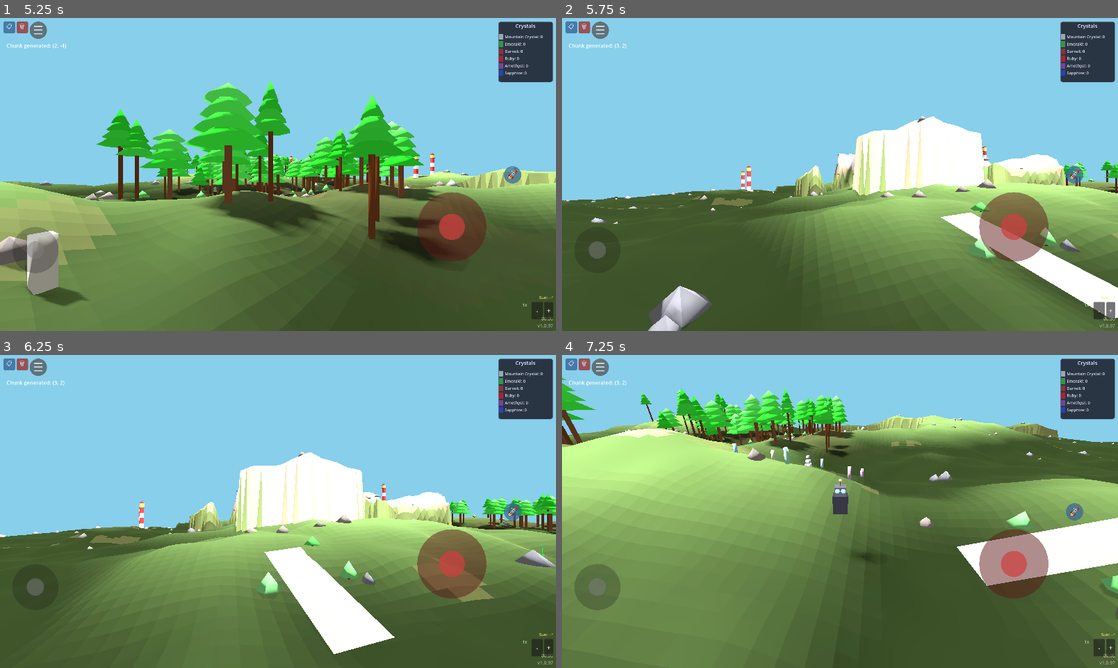
Above: before the commit, frames 1-4 (two rows, left to right).
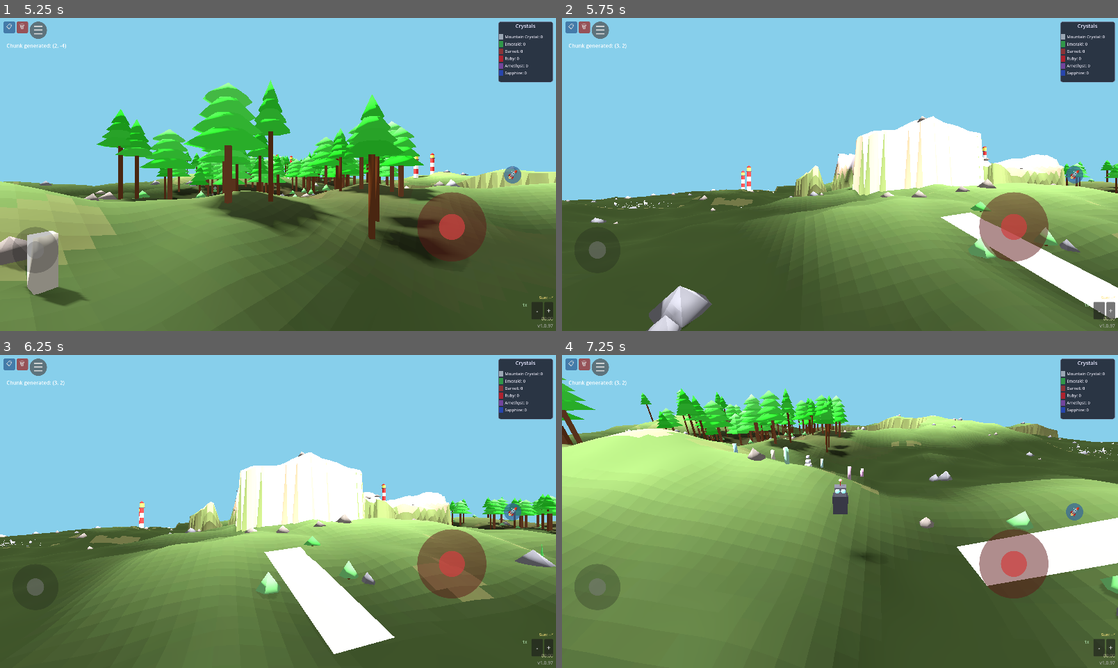
Above: after the commit, the same moments.

Repository: felix-dieterle/YouGame_godot4_public
Game: Godot game, scene res://scenes/demo_narrative.tscn
Same seed, same stepped clock (60 frames per second), same inputs: the game is played once before the commit and once after it. This scene is started directly instead of the project's main scene.
Inputs (mouse positions are in pixels of both pictures, inside the frame that each line leads up to):
- Up to frame 1 (5.25 s): click "📋" at 0.5 s; click "🗑" at 1.25 s; click "-" at 2 s; click "+" at 2.75 s; click "🚀" at 3.5 s; click "☰" at 4.25 s; tap Enter at 5 s; move the mouse to (400, 158) at 5.02 s; hold Right (ui_right) from 5.03 s (still down); hold Space (jetpack) from 5.03 s (still down); click (400, 158) at 5.17 s
- Up to frame 2 (5.75 s): keep holding Right (ui_right); keep holding Space (jetpack)
- Up to frame 3 (6.25 s): release Right (ui_right) at 5.75 s; release Space (jetpack) at 5.75 s; drag from (166, 527) to (250, 574) at 5.77 s
- Up to frame 4 (7.25 s): move the mouse to (895, 442) at 6.52 s; hold Right (ui_right) from 6.53 s (still down); hold V (toggle_camera_view) from 6.53 s (still down)

Frame 1 is identical in both runs. In frame 2, less than 0.1% of the frame differs, in the area x 7-49%, y 52-61%; in frame 3, less than 0.1%; in frame 4, less than 0.1%.

Commit message:
Add stone animal gravel area implementation
Co-authored-by: felix-dieterle <1490062+felix-dieterle@users.noreply.github.com>

Diff:
--- a/scripts/chunk.gd
+++ b/scripts/chunk.gd
@@ -83,6 +83,16 @@
 const FISHING_BOAT_SELECTION_MODULO = 7  # Hash modulo for deterministic boat chunk selection
 const FISHING_BOAT_SELECTION_VALUE = 3  # Target value for boat chunk selection
 
+# Stone animal gravel area constants
+const GRAVEL_AREA_SEED_OFFSET = 99999  # Offset for gravel area placement seed
+const GRAVEL_AREA_PLACEMENT_RADIUS = 128.0  # Place gravel area at limited distance from spawn (4 chunks = 128 units)
+const GRAVEL_AREA_SELECTION_MODULO = 11  # Hash modulo for deterministic gravel area chunk selection
+const GRAVEL_AREA_SELECTION_VALUE = 7  # Target value for gravel area chunk selection
+const GRAVEL_AREA_RADIUS = 8.0  # Radius of the gravel area in world units
+const GRAVEL_PEBBLE_DENSITY = 150  # Number of pebbles to place in gravel area
+const STONE_ANIMAL_COUNT_MIN = 4  # Minimum number of stone animals
+const STONE_ANIMAL_COUNT_MAX = 8  # Maximum number of stone animals
+
 # Woodpecker ambient sound constants
 const WOODPECKER_SOUND_DURATION = 1.5  # Duration of woodpecker sound in seconds
 const WOODPECKER_FREQUENCY = 800.0  # Frequency of woodpecker knock sound in Hz
@@ -143,6 +153,12 @@
 
 # Fishing boat data
 var placed_fishing_boat: MeshInstance3D = null  # Single fishing boat if placed
+
+# Stone animal gravel area data
+var has_gravel_area: bool = false  # True if this chunk has the gravel area
+var gravel_area_center: Vector2 = Vector2.ZERO  # Center of gravel area in local chunk coordinates
+var placed_stone_animals: Array = []  # Array of stone animal MeshInstance3D
+var placed_gravel_pebbles: Array = []  # Array of gravel pebble MeshInstance3D
 
 # Unique mountain chunk data
 var is_unique_mountain: bool = false  # True if this is the unique high mountain chunk
@@ -211,6 +227,7 @@
     _generate_caves_if_unique_mountain()  # Generate caves for unique mountain
     _place_lighthouses_if_coastal()
     _place_fishing_boat_if_coastal()
+    _place_gravel_area_with_stone_animals()  # Place unique gravel area with stone animals
     _setup_ambient_sounds()  # Setup ambient sounds for dense forests
 
 # ============================================================================
@@ -1707,6 +1724,156 @@
     add_child(placed_fishing_boat)
 
 # ============================================================================
+# STONE ANIMAL GRAVEL AREA SYSTEM
+# ============================================================================
+
+## Place unique gravel area with stone animals at limited distance from spawn
+func _place_gravel_area_with_stone_animals() -> void:
+    # Check distance from origin (starting area at 0,0)
+    var distance_from_origin = Vector2(chunk_x, chunk_z).length() * CHUNK_SIZE
+
+    # Only place gravel area at limited distance from spawn
+    # Should be further than fishing boat (96) but not too far
+    if distance_from_origin < FISHING_BOAT_PLACEMENT_RADIUS or distance_from_origin > GRAVEL_AREA_PLACEMENT_RADIUS:
+        return
+
+    # Don't place in ocean chunks
+    if is_ocean:
+        return
+
+    # Don't place in lake areas
+    if has_lake:
+        return
+
+    # Don't place in unique mountain areas (too rocky)
+    if is_unique_mountain:
+        return
+
+    var rng = RandomNumberGenerator.new()
+    rng.seed = seed_value ^ hash(Vector2i(chunk_x, chunk_z)) ^ GRAVEL_AREA_SEED_OFFSET
+
+    # Only place one gravel area in the entire game world
+    # Use a deterministic check to ensure only one chunk gets the gravel area
+    var gravel_chunk_hash = hash(Vector2i(chunk_x, chunk_z))
+    # Hash-based selection ensures only one chunk matches this condition
+    if (gravel_chunk_hash % GRAVEL_AREA_SELECTION_MODULO) != GRAVEL_AREA_SELECTION_VALUE:
+        return
+
+    # Find suitable location for gravel area (relatively flat area)
+    var gravel_pos = _find_gravel_area_position(rng)
+
+    if gravel_pos:
+        has_gravel_area = true
+        gravel_area_center = Vector2(gravel_pos.x, gravel_pos.z)
+        _create_gravel_area(gravel_pos, rng)
+        _place_stone_animals_in_gravel_area(gravel_pos, rng)
+
+## Find a suitable position for the gravel area (relatively flat terrain)
+func _find_gravel_area_position(rng: RandomNumberGenerator) -> Vector3:
+    # Try to find a relatively flat area in the chunk
+    var best_pos = Vector3.ZERO
+    var best_flatness = 999.0  # Lower is better (less slope variation)
+
+    # Sample several random positions
+    for i in range(10):
+        var local_x = rng.randf_range(GRAVEL_AREA_RADIUS + 2.0, CHUNK_SIZE - GRAVEL_AREA_RADIUS - 2.0)
+        var local_z = rng.randf_range(GRAVEL_AREA_RADIUS + 2.0, CHUNK_SIZE - GRAVEL_AREA_RADIUS - 2.0)
+        var world_x = chunk_x * CHUNK_SIZE + local_x
+        var world_z = chunk_z * CHUNK_SIZE + local_z
+        var height = get_height_at_world_pos(world_x, world_z)
+
+        # Check flatness by sampling nearby heights
+        var height_variance = 0.0
+        var sample_count = 8
+        for j in range(sample_count):
+            var angle = (float(j) / sample_count) * TAU
+            var offset = 3.0
+            var sample_x = world_x + cos(angle) * offset
+            var sample_z = world_z + sin(angle) * offset
+            var sample_height = get_height_at_world_pos(sample_x, sample_z)
+            height_variance += abs(sample_height - height)
+
+        if height_variance < best_flatness:
+            best_flatness = height_variance
+            best_pos = Vector3(local_x, height, local_z)
+
+    return best_pos
+
+## Create the gravel area with pebbles
+func _create_gravel_area(center_pos: Vector3, rng: RandomNumberGenerator) -> void:
+    # Place many small pebbles to create a gravel floor
+    for i in range(GRAVEL_PEBBLE_DENSITY):
+        # Random position within the gravel area radius
+        var angle = rng.randf() * TAU
+        var radius = rng.randf() * GRAVEL_AREA_RADIUS
+        var local_x = center_pos.x + cos(angle) * radius
+        var local_z = center_pos.z + sin(angle) * radius
+
+        # Make sure we stay within chunk bounds
+        if local_x < 0 or local_x >= CHUNK_SIZE or local_z < 0 or local_z >= CHUNK_SIZE:
+            continue
+
+        var world_x = chunk_x * CHUNK_SIZE + local_x
+        var world_z = chunk_z * CHUNK_SIZE + local_z
+        var height = get_height_at_world_pos(world_x, world_z)
+
+        # Create pebble instance
+        var pebble_seed = rng.randi()
+        var pebble_instance = MeshInstance3D.new()
+        pebble_instance.mesh = ProceduralModels.create_gravel_pebble_mesh(pebble_seed)
+        pebble_instance.material_override = ProceduralModels.create_gravel_material()
+        pebble_instance.position = Vector3(local_x, height, local_z)
+        pebble_instance.rotation.y = rng.randf() * TAU
+        pebble_instance.rotation.x = rng.randf_range(-0.2, 0.2)
+        pebble_instance.rotation.z = rng.randf_range(-0.2, 0.2)
+        pebble_instance.cast_shadow = GeometryInstance3D.SHADOW_CASTING_SETTING_OFF  # Too small for shadows
+
+        add_child(pebble_instance)
+        placed_gravel_pebbles.append(pebble_instance)
+
+## Place stone animals in the gravel area
+func _place_stone_animals_in_gravel_area(center_pos: Vector3, rng: RandomNumberGenerator) -> void:
+    var num_animals = rng.randi_range(STONE_ANIMAL_COUNT_MIN, STONE_ANIMAL_COUNT_MAX)
+
+    # Ensure we have a variety of animal types
+    var animal_types = [
+        ProceduralModels.StoneAnimalType.BIRD,
+        ProceduralModels.StoneAnimalType.RABBIT,
+        ProceduralModels.StoneAnimalType.DEER,
+        ProceduralModels.StoneAnimalType.FOX
+    ]
+
+    for i in range(num_animals):
+        # Random position within the gravel area (closer to center)
+        var angle = rng.randf() * TAU
+        var radius = rng.randf() * (GRAVEL_AREA_RADIUS * 0.7)  # Keep animals more central
+        var local_x = center_pos.x + cos(angle) * radius
+        var local_z = center_pos.z + sin(angle) * radius
+
+        # Make sure we stay within chunk bounds
+        if local_x < 0 or local_x >= CHUNK_SIZE or local_z < 0 or local_z >= CHUNK_SIZE:
+            continue
+
+        var world_x = chunk_x * CHUNK_SIZE + local_x
+        var world_z = chunk_z * CHUNK_SIZE + local_z
+        var height = get_height_at_world_pos(world_x, world_z)
+
+        # Select animal type (ensure variety)
+        var animal_type = animal_types[i % animal_types.size()]
+
+        # Create stone animal instance
+        var animal_seed = rng.randi()
+        var animal_instance = MeshInstance3D.new()
+        animal_instance.mesh = ProceduralModels.create_stone_animal_mesh(animal_type, animal_seed)
+        animal_instance.material_override = ProceduralModels.create_stone_animal_material()
+        animal_instance.position = Vector3(local_x, height, local_z)
+        animal_instance.rotation.y = rng.randf() * TAU  # Random facing direction
+        animal_instance.cast_shadow = GeometryInstance3D.SHADOW_CASTING_SETTING_ON
+
+        add_child(animal_instance)
+        placed_stone_animals.append(animal_instance)
+
+# ============================================================================
 # AMBIENT SOUND SYSTEM
 # ============================================================================
 
--- a/scripts/procedural_models.gd
+++ b/scripts/procedural_models.gd
@@ -49,6 +49,21 @@
 const BOAT_SEGMENTS = 8
 const BOAT_BENCH_OFFSET_RATIO = 0.2  # Position of bench along boat length
 const BOAT_BENCH_THICKNESS_RATIO = 0.3  # Bench height relative to its base position
+
+# Stone animal generation constants
+const STONE_ANIMAL_BIRD_HEIGHT = 0.6
+const STONE_ANIMAL_BIRD_WIDTH = 0.4
+const STONE_ANIMAL_RABBIT_HEIGHT = 0.5
+const STONE_ANIMAL_RABBIT_WIDTH = 0.4
+const STONE_ANIMAL_DEER_HEIGHT = 1.2
+const STONE_ANIMAL_DEER_WIDTH = 0.7
+const STONE_ANIMAL_FOX_HEIGHT = 0.6
+const STONE_ANIMAL_FOX_WIDTH = 0.5
+const STONE_COLOR = Color(0.5, 0.5, 0.55)  # Gray stone color
+
+# Gravel/pebble generation constants
+const GRAVEL_PEBBLE_MIN_SIZE = 0.05
+const GRAVEL_PEBBLE_MAX_SIZE = 0.15
 
 # Tree type enum
 enum TreeType {
@@ -667,3 +682,181 @@
     material.roughness = 0.8  # Weathered wood
     material.cull_mode = BaseMaterial3D.CULL_BACK
     return material
+
+## Stone animal type enum
+enum StoneAnimalType {
+    BIRD = 0,
+    RABBIT = 1,
+    DEER = 2,
+    FOX = 3
+}
+
+## Create a stone animal mesh
+static func create_stone_animal_mesh(animal_type: int, seed_val: int = 0) -> ArrayMesh:
+    var rng = RandomNumberGenerator.new()
+    rng.seed = seed_val
+
+    var st = SurfaceTool.new()
+    st.begin(Mesh.PRIMITIVE_TRIANGLES)
+
+    match animal_type:
+        StoneAnimalType.BIRD:
+            _create_stone_bird(st, rng)
+        StoneAnimalType.RABBIT:
+            _create_stone_rabbit(st, rng)
+        StoneAnimalType.DEER:
+            _create_stone_deer(st, rng)
+        StoneAnimalType.FOX:
+            _create_stone_fox(st, rng)
+        _:
+            _create_stone_bird(st, rng)  # Default fallback
+
+    st.generate_normals()
+    return st.commit()
+
+## Create a simple stone bird (abstract geometric shape)
+static func _create_stone_bird(st: SurfaceTool, rng: RandomNumberGenerator):
+    var height = STONE_ANIMAL_BIRD_HEIGHT * rng.randf_range(0.9, 1.1)
+    var width = STONE_ANIMAL_BIRD_WIDTH * rng.randf_range(0.9, 1.1)
+
+    # Body (rounded shape)
+    var body_size = Vector3(width * 0.5, height * 0.4, width * 0.6)
+    _add_box(st, Vector3(0, height * 0.3, 0), body_size, STONE_COLOR)
+
+    # Head (smaller sphere-like shape)
+    var head_size = Vector3(width * 0.3, height * 0.25, width * 0.3)
+    _add_box(st, Vector3(0, height * 0.7, width * 0.2), head_size, STONE_COLOR)
+
+    # Beak (tiny pyramid-like shape)
+    var beak_size = Vector3(width * 0.1, height * 0.1, width * 0.15)
+    _add_box(st, Vector3(0, height * 0.7, width * 0.45), beak_size, STONE_COLOR)
+
+    # Wings (flat shapes on sides)
+    var wing_size = Vector3(width * 0.15, height * 0.3, width * 0.4)
+    _add_box(st, Vector3(-width * 0.4, height * 0.3, 0), wing_size, STONE_COLOR)
+    _add_box(st, Vector3(width * 0.4, height * 0.3, 0), wing_size, STONE_COLOR)
+
+## Create a simple stone rabbit
+static func _create_stone_rabbit(st: SurfaceTool, rng: RandomNumberGenerator):
+    var height = STONE_ANIMAL_RABBIT_HEIGHT * rng.randf_range(0.9, 1.1)
+    var width = STONE_ANIMAL_RABBIT_WIDTH * rng.randf_range(0.9, 1.1)
+
+    # Body (round/oval)
+    var body_size = Vector3(width * 0.6, height * 0.5, width * 0.7)
+    _add_box(st, Vector3(0, height * 0.3, 0), body_size, STONE_COLOR)
+
+    # Head (round)
+    var head_size = Vector3(width * 0.5, height * 0.35, width * 0.5)
+    _add_box(st, Vector3(0, height * 0.65, width * 0.3), head_size, STONE_COLOR)
+
+    # Ears (long vertical shapes)
+    var ear_size = Vector3(width * 0.12, height * 0.4, width * 0.15)
+    _add_box(st, Vector3(-width * 0.25, height * 0.95, width * 0.3), ear_size, STONE_COLOR)
+    _add_box(st, Vector3(width * 0.25, height * 0.95, width * 0.3), ear_size, STONE_COLOR)
+
+    # Tail (small round bump)
+    var tail_size = Vector3(width * 0.2, height * 0.15, width * 0.2)
+    _add_box(st, Vector3(0, height * 0.2, -width * 0.5), tail_size, STONE_COLOR)
+
+## Create a simple stone deer
+static func _create_stone_deer(st: SurfaceTool, rng: RandomNumberGenerator):
+    var height = STONE_ANIMAL_DEER_HEIGHT * rng.randf_range(0.9, 1.1)
+    var width = STONE_ANIMAL_DEER_WIDTH * rng.randf_range(0.9, 1.1)
+
+    # Body (elongated)
+    var body_size = Vector3(width * 0.5, height * 0.4, width * 1.0)
+    _add_box(st, Vector3(0, height * 0.5, 0), body_size, STONE_COLOR)
+
+    # Neck (vertical elongated)
+    var neck_size = Vector3(width * 0.25, height * 0.35, width * 0.3)
+    _add_box(st, Vector3(0, height * 0.75, width * 0.4), neck_size, STONE_COLOR)
+
+    # Head (smaller)
+    var head_size = Vector3(width * 0.3, height * 0.25, width * 0.35)
+    _add_box(st, Vector3(0, height * 0.95, width * 0.55), head_size, STONE_COLOR)
+
+    # Antlers (simple V-shapes)
+    var antler_size = Vector3(width * 0.08, height * 0.3, width * 0.08)
+    _add_box(st, Vector3(-width * 0.2, height * 1.15, width * 0.55), antler_size, STONE_COLOR)
+    _add_box(st, Vector3(width * 0.2, height * 1.15, width * 0.55), antler_size, STONE_COLOR)
+
+    # Legs (four cylinders)
+    var leg_size = Vector3(width * 0.12, height * 0.45, width * 0.12)
+    _add_box(st, Vector3(-width * 0.25, height * 0.22, width * 0.35), leg_size, STONE_COLOR)
+    _add_box(st, Vector3(width * 0.25, height * 0.22, width * 0.35), leg_size, STONE_COLOR)
+    _add_box(st, Vector3(-width * 0.25, height * 0.22, -width * 0.35), leg_size, STONE_COLOR)
+    _add_box(st, Vector3(width * 0.25, height * 0.22, -width * 0.35), leg_size, STONE_COLOR)
+
+## Create a simple stone fox
+static func _create_stone_fox(st: SurfaceTool, rng: RandomNumberGenerator):
+    var height = STONE_ANIMAL_FOX_HEIGHT * rng.randf_range(0.9, 1.1)
+    var width = STONE_ANIMAL_FOX_WIDTH * rng.randf_range(0.9, 1.1)
+
+    # Body (elongated, low to ground)
+    var body_size = Vector3(width * 0.5, height * 0.4, width * 0.9)
+    _add_box(st, Vector3(0, height * 0.35, 0), body_size, STONE_COLOR)
+
+    # Head (triangular-ish)
+    var head_size = Vector3(width * 0.35, height * 0.3, width * 0.4)
+    _add_box(st, Vector3(0, height * 0.45, width * 0.5), head_size, STONE_COLOR)
+
+    # Ears (triangular, pointed)
+    var ear_size = Vector3(width * 0.15, height * 0.25, width * 0.12)
+    _add_box(st, Vector3(-width * 0.2, height * 0.7, width * 0.5), ear_size, STONE_COLOR)
+    _add_box(st, Vector3(width * 0.2, height * 0.7, width * 0.5), ear_size, STONE_COLOR)
+
+    # Snout (pointed forward)
+    var snout_size = Vector3(width * 0.2, height * 0.15, width * 0.25)
+    _add_box(st, Vector3(0, height * 0.4, width * 0.75), snout_size, STONE_COLOR)
+
+    # Tail (bushy, elevated)
+    var tail_size = Vector3(width * 0.25, height * 0.25, width * 0.5)
+    _add_box(st, Vector3(0, height * 0.45, -width * 0.7), tail_size, STONE_COLOR)
+
+## Create a material for stone animals
+static func create_stone_animal_material() -> StandardMaterial3D:
+    var material = StandardMaterial3D.new()
+    material.vertex_color_use_as_albedo = true
+    material.shading_mode = BaseMaterial3D.SHADING_MODE_PER_PIXEL
+    material.specular_mode = BaseMaterial3D.SPECULAR_DISABLED
+    material.roughness = 0.9  # Stone is very rough
+    material.cull_mode = BaseMaterial3D.CULL_BACK
+    return material
+
+## Create a simple gravel/pebble mesh
+static func create_gravel_pebble_mesh(seed_val: int = 0) -> ArrayMesh:
+    var rng = RandomNumberGenerator.new()
+    rng.seed = seed_val
+
+    var st = SurfaceTool.new()
+    st.begin(Mesh.PRIMITIVE_TRIANGLES)
+
+    # Create a small irregular pebble
+    var size = rng.randf_range(GRAVEL_PEBBLE_MIN_SIZE, GRAVEL_PEBBLE_MAX_SIZE)
+    var pebble_size = Vector3(
+        size * rng.randf_range(0.8, 1.2),
+        size * rng.randf_range(0.4, 0.8),
+        size * rng.randf_range(0.8, 1.2)
+    )
+
+    # Varied pebble colors (gray tones)
+    var pebble_color = Color(
+        0.45 + rng.randf_range(-0.05, 0.05),
+        0.45 + rng.randf_range(-0.05, 0.05),
+        0.47 + rng.randf_range(-0.05, 0.05)
+    )
+
+    _add_box(st, Vector3.ZERO, pebble_size, pebble_color)
+
+    st.generate_normals()
+    return st.commit()
+
+## Create a material for gravel/pebbles
+static func create_gravel_material() -> StandardMaterial3D:
+    var material = StandardMaterial3D.new()
+    material.vertex_color_use_as_albedo = true
+    material.shading_mode = BaseMaterial3D.SHADING_MODE_PER_PIXEL
+    material.specular_mode = BaseMaterial3D.SPECULAR_DISABLED
+    material.roughness = 0.85
+    material.cull_mode = BaseMaterial3D.CULL_BACK
+    return material
